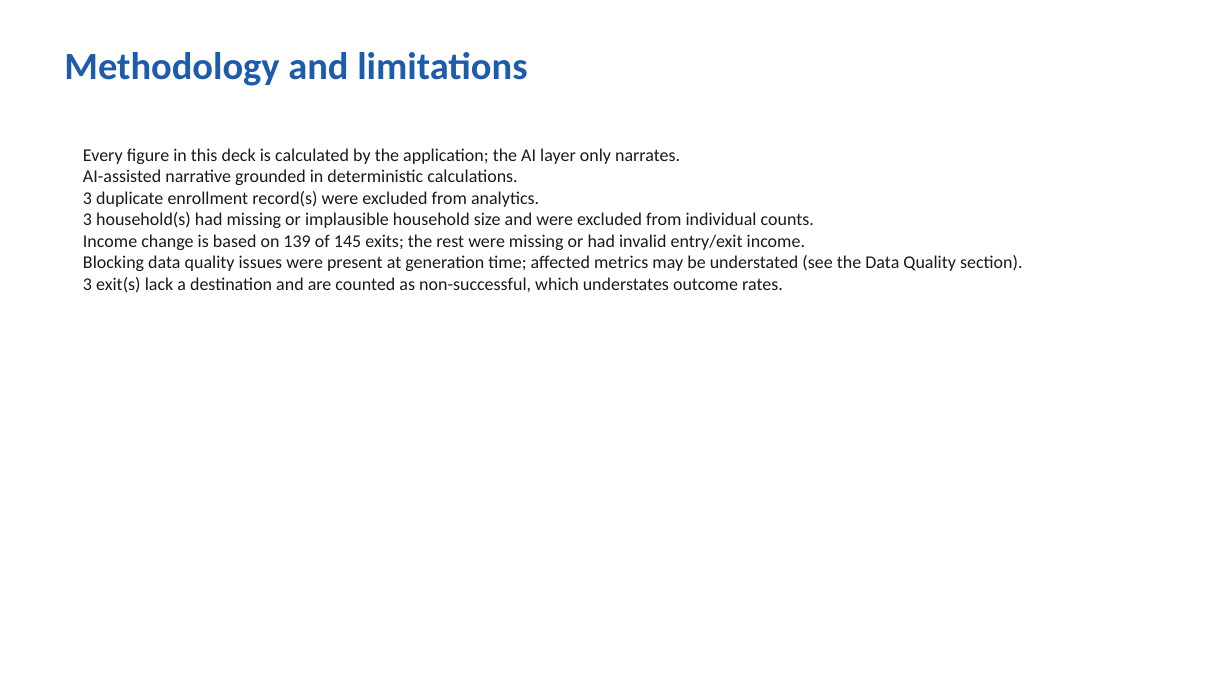
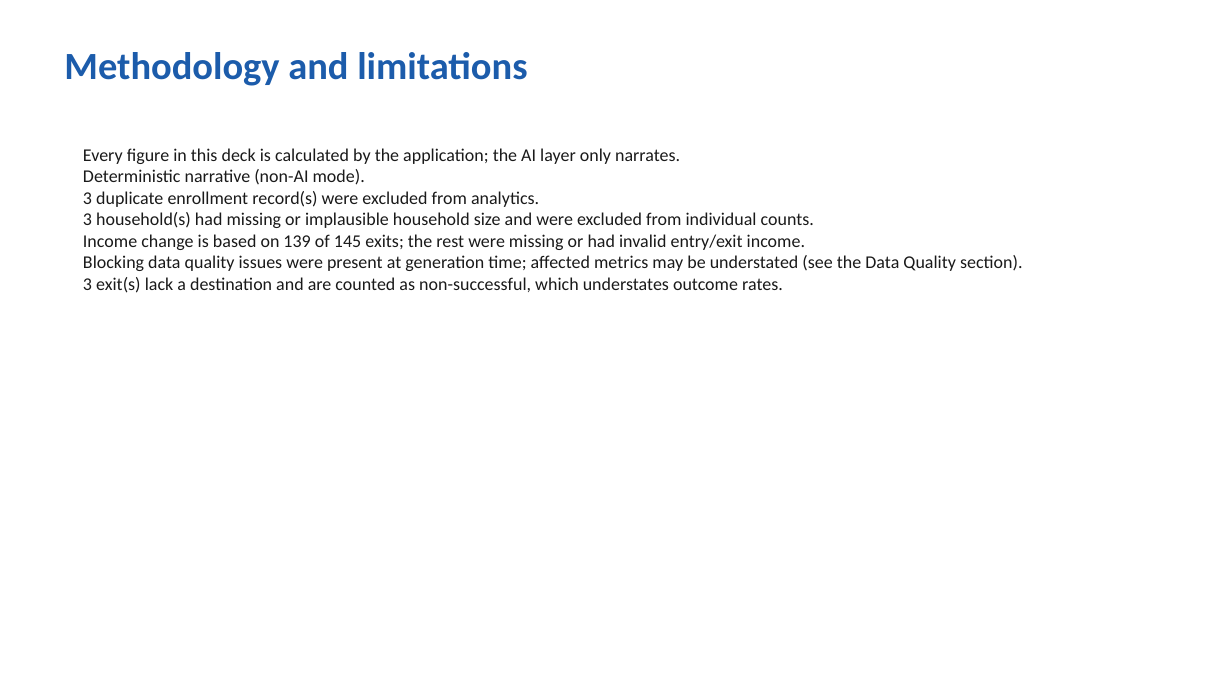
Before and after one commit to stve099/Grant-Data-Quality-Reporting-Assistant, a slide deck: slide 11 of examples/grant_report.pptx. Drawn at 1232x693 pixels with LibreOffice and Linux fonts; fonts in the diff are those of the drawing. Boxes give left, top, right and bottom in pixels: in the first picture for what was removed or moved away, otherwise in the second. Text is boxed around its words. In the diff, an @@ line names an element or a change of style, - is before the commit and + after.

```diff
--- a/examples/grant_report.pptx
+++ b/examples/grant_report.pptx
@@ text at (83,169,365,185): text changed @@
-AI-assisted narrative grounded in deterministic calculations.
+Deterministic narrative (non-AI mode).
```
Also in this commit, not shown: 1 slide added, 1 slide removed, 5 other files.
